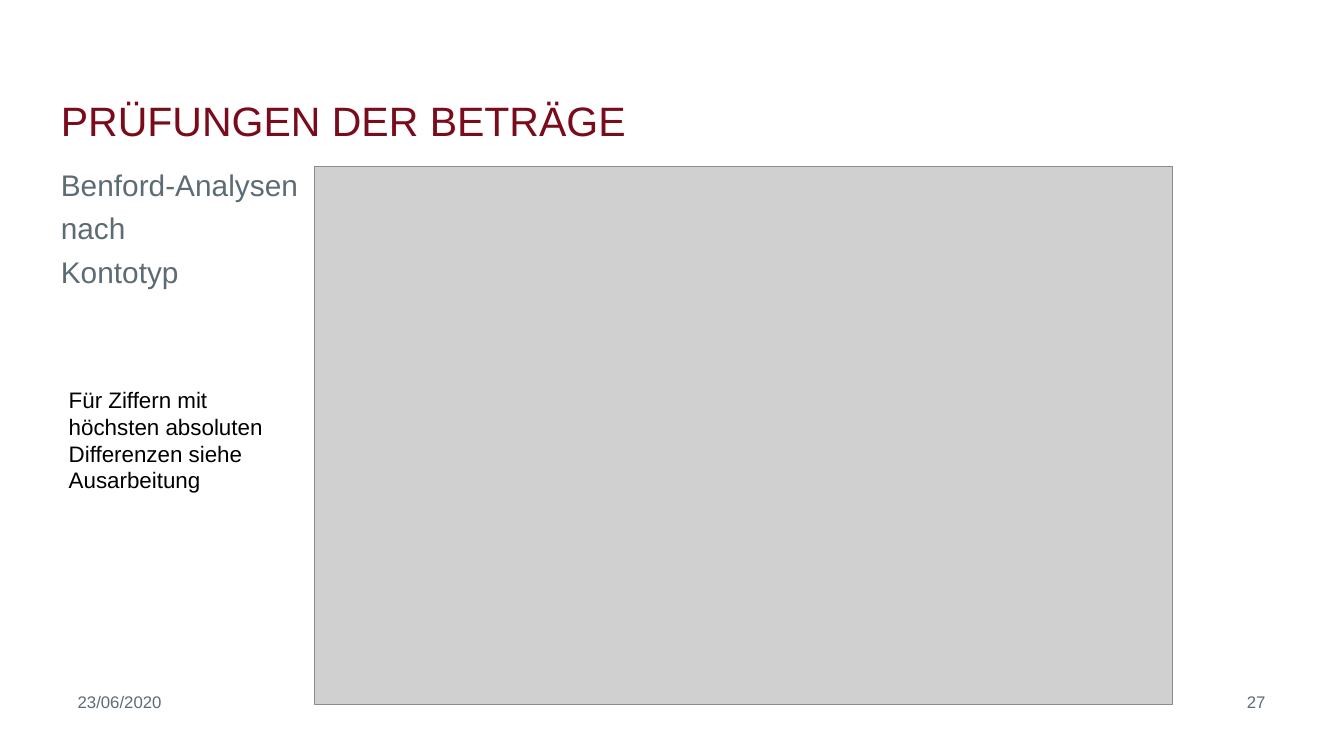
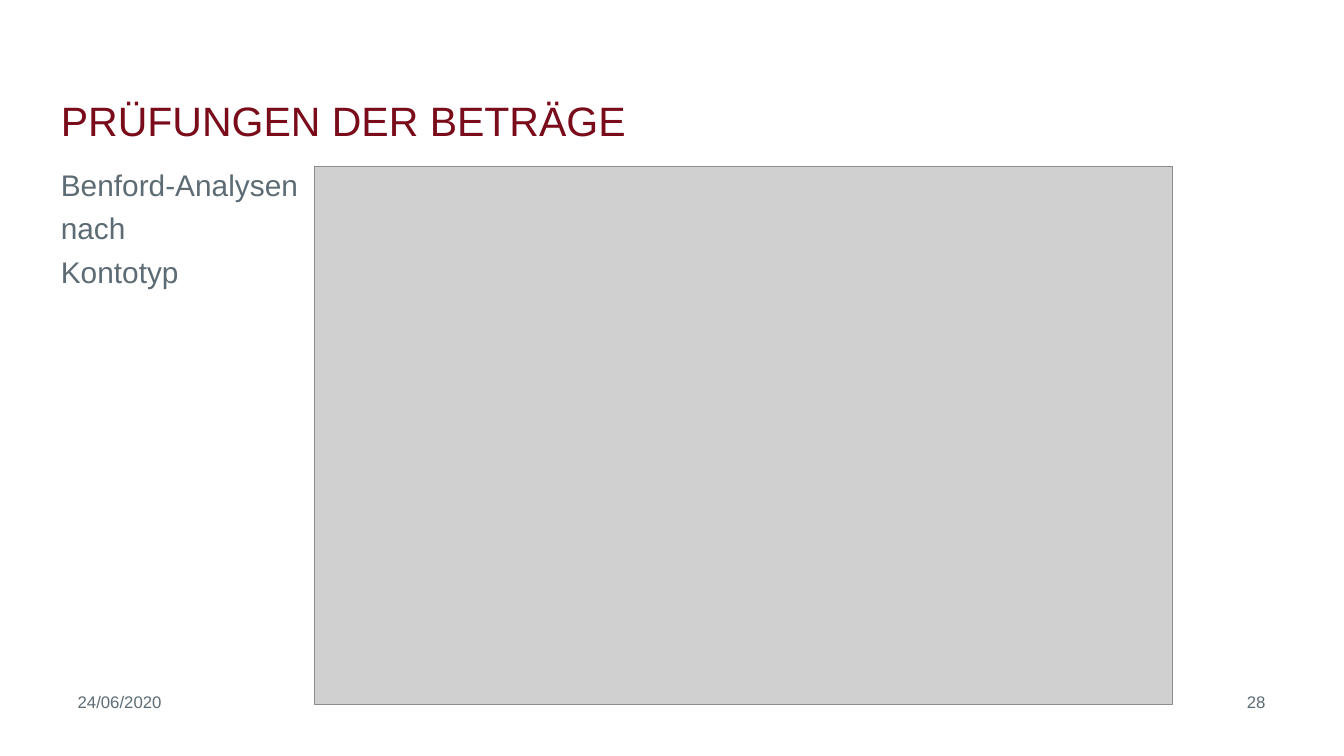
Before and after one commit to biegt/auditing_case_study, a slide deck: slide 28 of 04_output/Präsentation_Case_Study_1_Bieg_Krug.pptx (slide 27 before the commit). Drawn at 1344x756 pixels with LibreOffice and Linux fonts; fonts in the diff are those of the drawing; grey boxes stand for pictures; background and template pictures are left out. Boxes give left, top, right and bottom in pixels: in the first picture for what was removed or moved away, otherwise in the second. Text is boxed around its words. In the diff, an @@ line names an element or a change of style, - is before the commit and + after.

```diff
--- a/04_output/Präsentation_Case_Study_1_Bieg_Krug.pptx
+++ b/04_output/Präsentation_Case_Study_1_Bieg_Krug.pptx
@@ text removed at (69,391,263,493) @@
-Für Ziffern mit höchsten absoluten Differenzen siehe Ausarbeitung
@@ text at (78,696,162,708): text changed @@
-23/06/2020
+24/06/2020
@@ page number at (1247,696,1266,708): text changed @@
-27
+28
```
Also in this commit, not shown: 39 other slides changed, 2 slides added, 1 other file.
